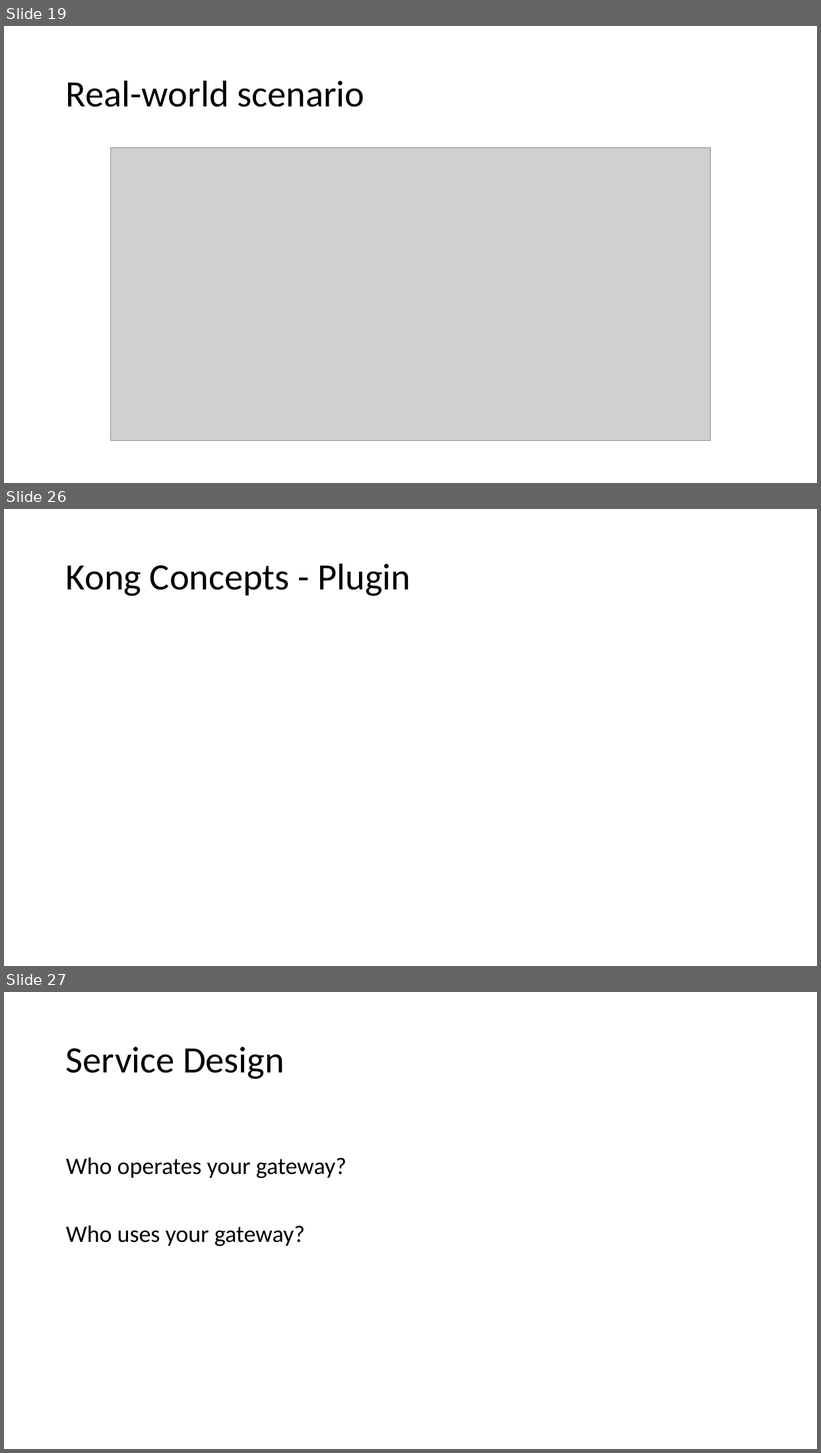
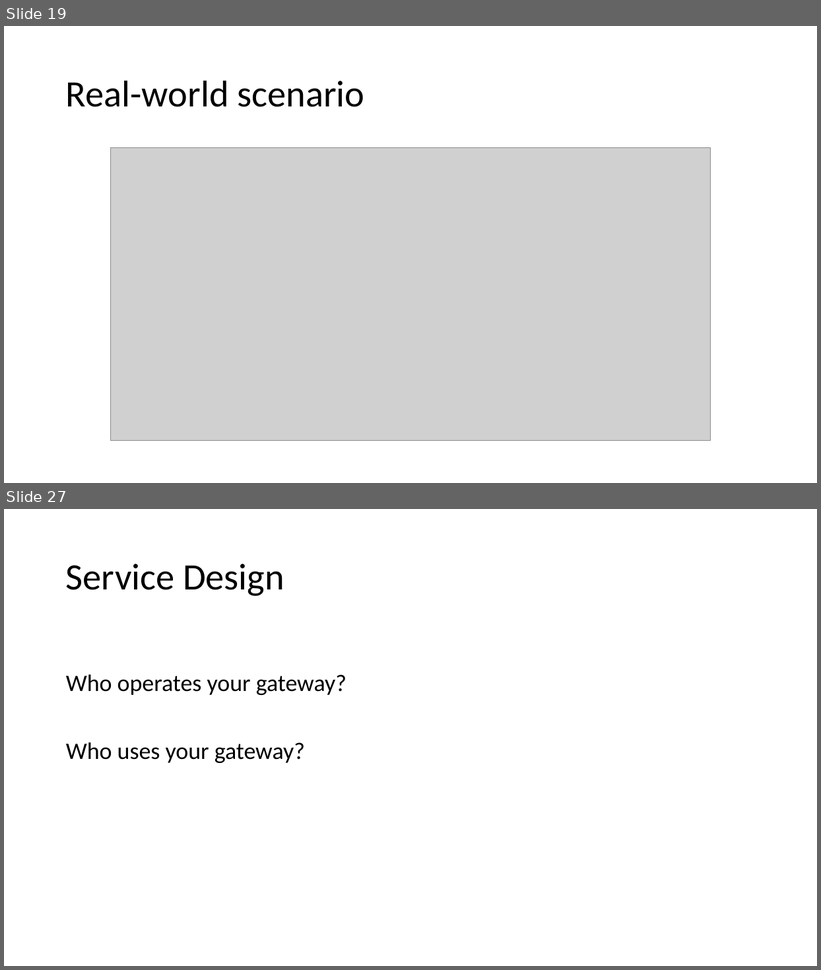
Before and after one commit to danielwagn3r/apimgmt-workshop, a slide deck: API Gateway.pptx. Shown one above the other, each under a label of ours: slides 19, 26 and 27 before the commit, slides 19 and 27 after it; the slides between them are not shown. The pictures are 821x1453 and 821x970 pixels, drawn with LibreOffice and Linux fonts; fonts in the diff are those of the drawing; grey boxes stand for pictures. Boxes give left, top, right and bottom in pixels: in the first picture for what was removed or moved away, otherwise in the second. Text is boxed around its words. In the diff, an @@ line names an element or a change of style, - is before the commit and + after.

Commit message:
Added Plugins description.

```diff
--- a/API Gateway.pptx
+++ b/API Gateway.pptx
@@ slide 26 removed at [4,509,817,966], background #FFFFFF @@
@@ title removed at [66,563,411,596] @@
-Kong Concepts - Plugin
```
Also in this commit, not shown: 6 slides changed, 1 slide added.
